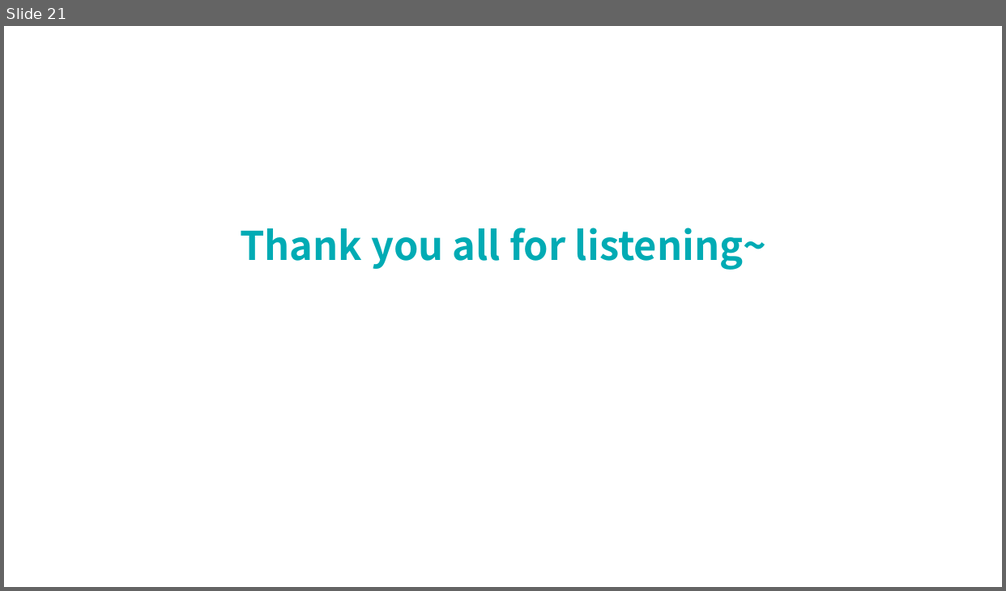
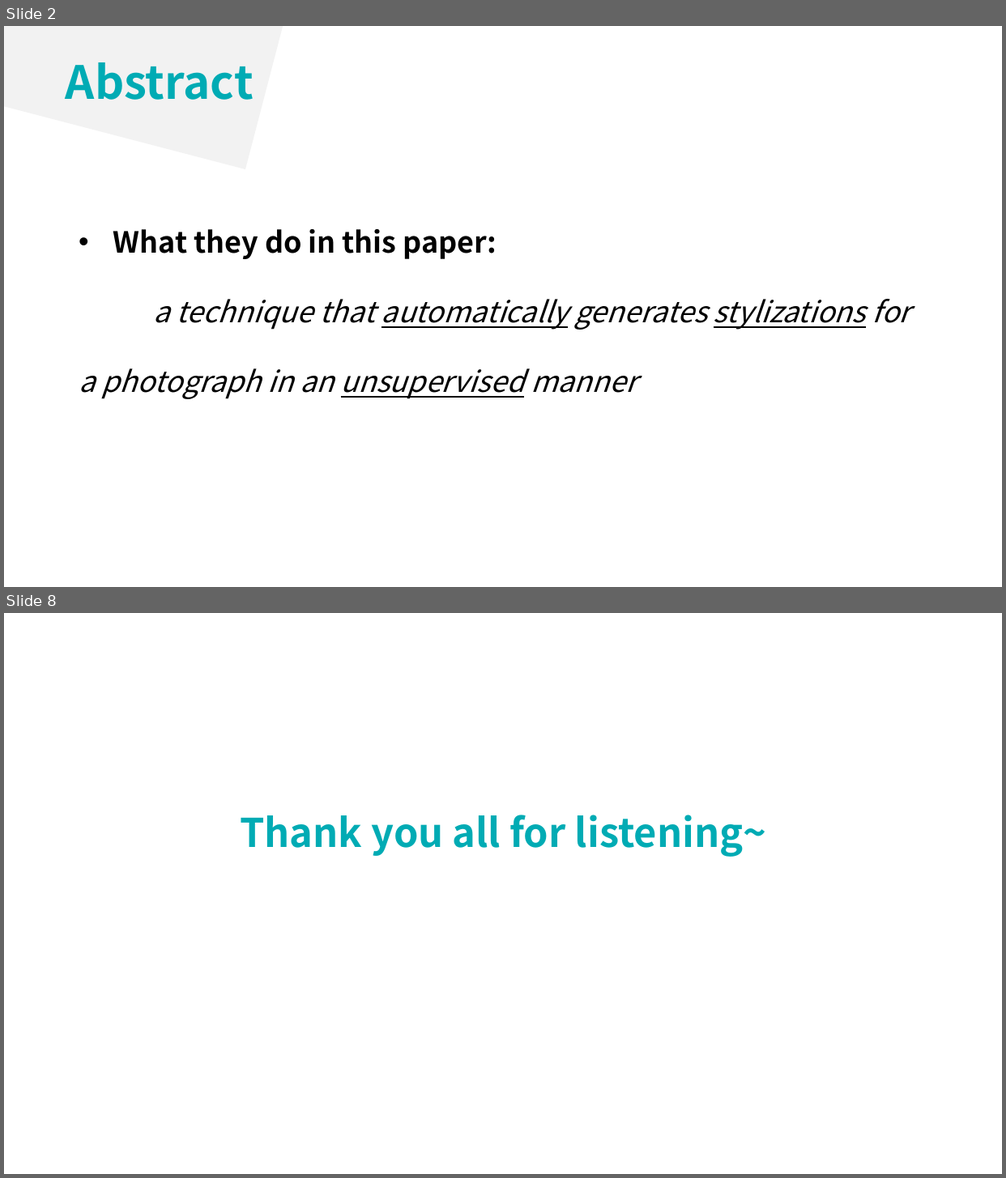
Before and after one commit to lsyoath/sheepy, a slide deck: ComputerVision.pptx. Shown one above the other, each under a label of ours: slide 21 before the commit, slides 2 and 8 after it; the slides between them are not shown. The pictures are 1006x591 and 1006x1178 pixels, drawn with LibreOffice and Linux fonts; fonts in the diff are those of the drawing. Boxes give left, top, right and bottom in pixels: in the first picture for what was removed or moved away, otherwise in the second. Text is boxed around its words. In the diff, an @@ line names an element or a change of style, - is before the commit and + after.

```diff
--- a/ComputerVision.pptx
+++ b/ComputerVision.pptx
@@ slide 2 added at [4, 26, 1002, 587], background #FFFFFF @@
@@ rectangle added at [4, 26, 388, 169], fill #F2F2F2 @@
@@ text added at [66, 62, 253, 100], 44 pt, text #00ABB4, bold @@
+Abstract
@@ text added at [79, 229, 910, 399], 28 pt, text #000000, italic @@
+• What they do in this paper:
+a technique that automatically generates stylizations for a photograph in an unsupervised manner
@@ what was slide 21 is now slide 8 @@
```
Also in this commit, not shown: 1 slide changed, 5 other slides added, 19 slides removed.
